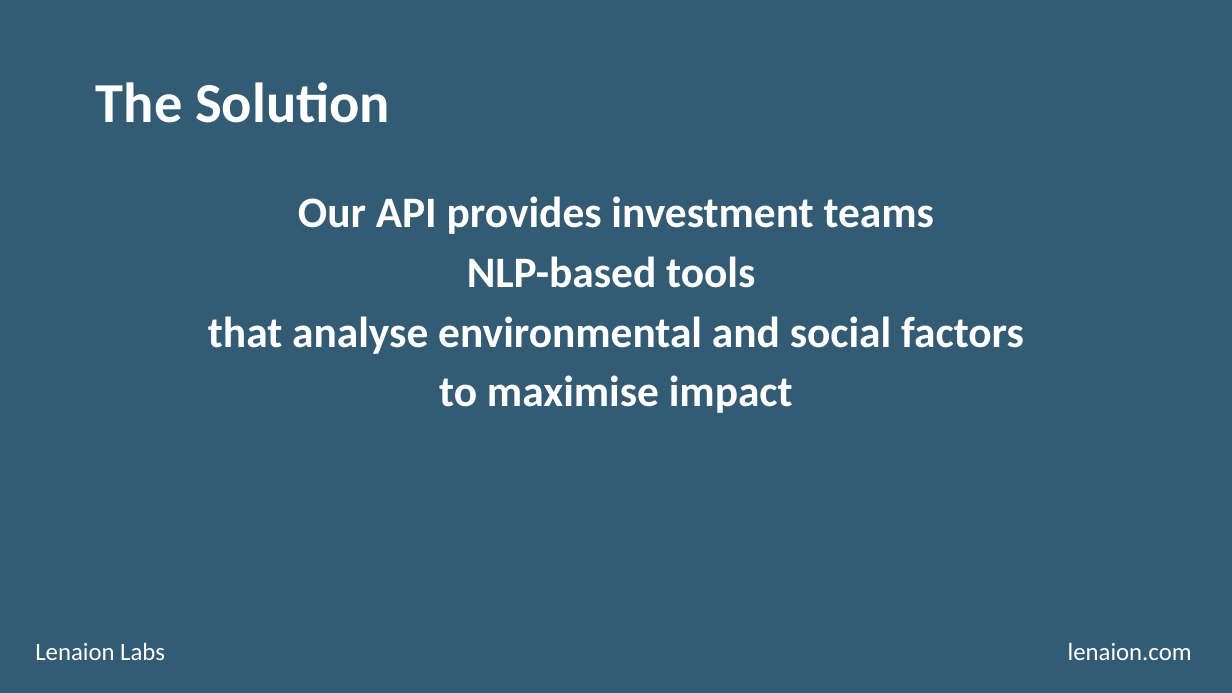
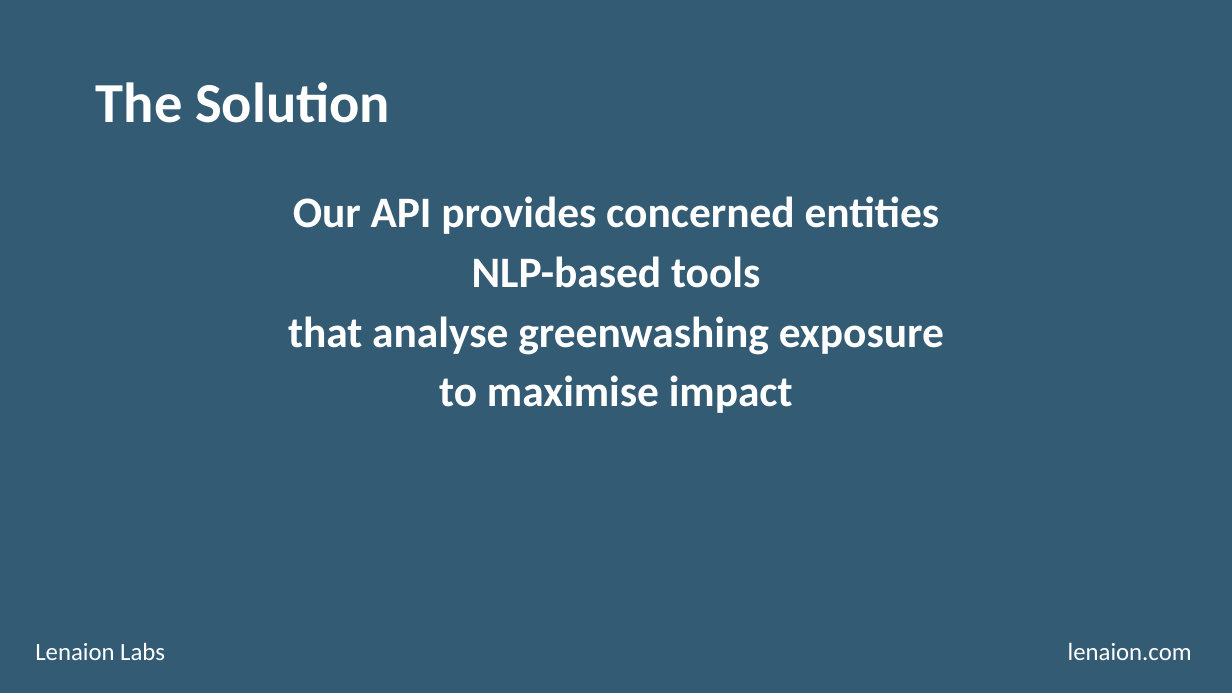
Before and after one commit to nathanmwhite/lenaion, a slide deck: slide 6 of pitch_deck.pptx. Drawn at 1232x693 pixels with LibreOffice and Linux fonts; fonts in the diff are those of the drawing. Boxes give left, top, right and bottom in pixels: in the first picture for what was removed or moved away, otherwise in the second. Text is boxed around its words. In the diff, an @@ line names an element or a change of style, - is before the commit and + after.

```diff
--- a/pitch_deck.pptx
+++ b/pitch_deck.pptx
@@ text at (x1=293, y1=196, x2=940, y2=234): text changed @@
-Our API provides investment teams
+Our API provides concerned entities
@@ text at (x1=288, y1=316, x2=944, y2=355): text changed @@
-that analyse environmental and social factors
+that analyse greenwashing exposure
```
Also in this commit, not shown: 4 other slides changed, 2 slides added.
